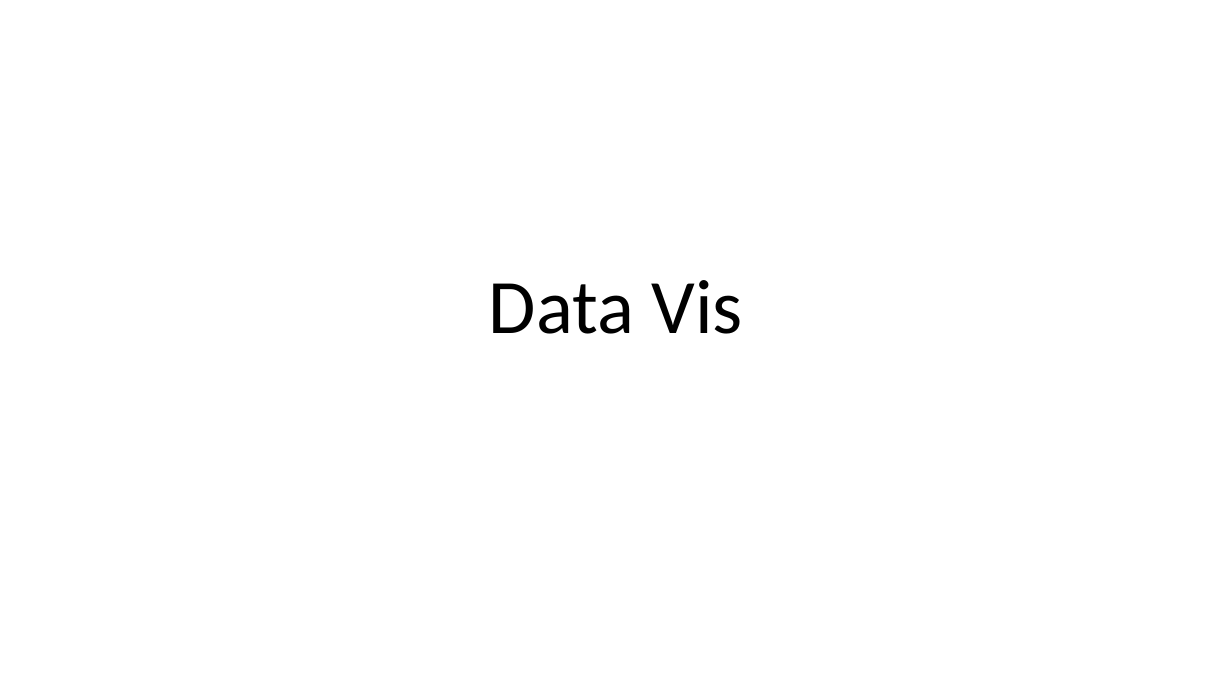
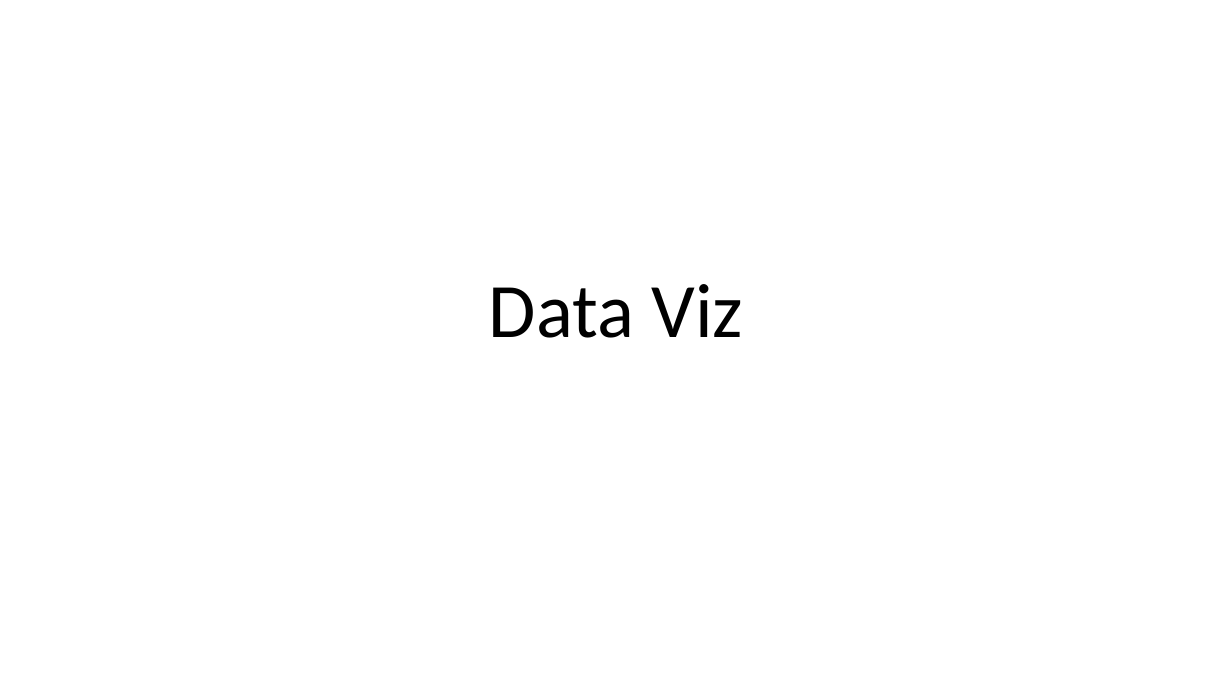
Before and after one commit to lidiaalfanti/r-course, a slide deck: slide 3 of courses/r-intro/docs/Intro to R 2023_day2.pptx. Drawn at 1232x693 pixels with LibreOffice and Linux fonts; fonts in the diff are those of the drawing. Boxes give left, top, right and bottom in pixels: in the first picture for what was removed or moved away, otherwise in the second. Text is boxed around its words. In the diff, an @@ line names an element or a change of style, - is before the commit and + after.

```diff
--- a/courses/r-intro/docs/Intro to R 2023_day2.pptx
+++ b/courses/r-intro/docs/Intro to R 2023_day2.pptx
@@ title at (x1=489, y1=284, x2=743, y2=338): text changed @@
-Data Vis
+Data Viz
```
Also in this commit, not shown: 8 other slides changed, 2 slides added.
